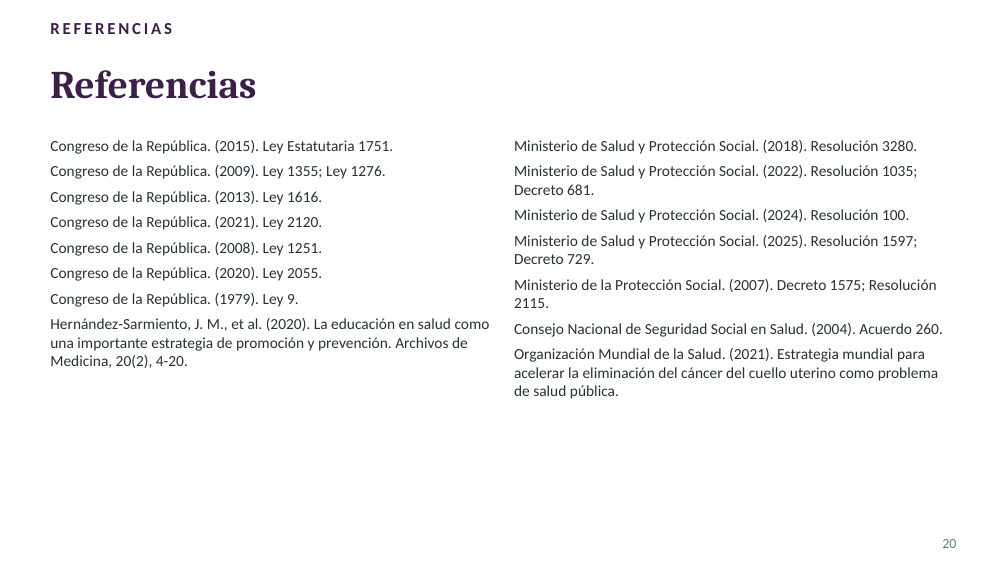
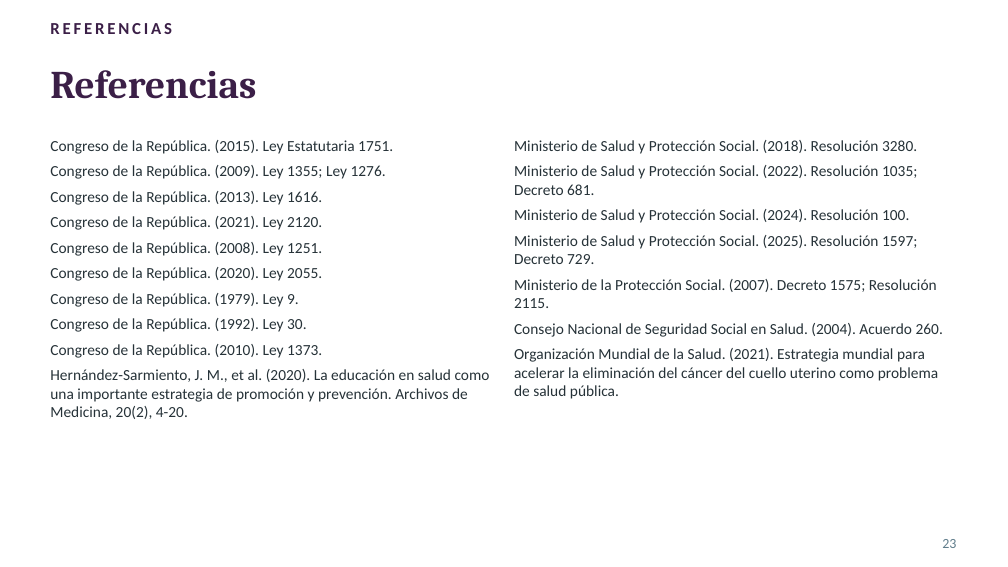
Before and after one commit to leyezminvari-tech/ESPECIALIZACI-N-, a slide deck: slide 23 of Actividades/Semana8_Presentacion_Canva.pptx (slide 20 before the commit). Drawn at 1008x567 pixels with LibreOffice and Linux fonts; fonts in the diff are those of the drawing. Boxes give left, top, right and bottom in pixels: in the first picture for what was removed or moved away, otherwise in the second. Text is boxed around its words. In the diff, an @@ line names an element or a change of style, - is before the commit and + after.

```diff
--- a/Actividades/Semana8_Presentacion_Canva.pptx
+++ b/Actividades/Semana8_Presentacion_Canva.pptx
@@ text at (x1=50, y1=318, x2=322, y2=358): paragraphs added @@
+Congreso de la República. (1992). Ley 30.
+Congreso de la República. (2010). Ley 1373.
@@ page number at (x1=942, y1=539, x2=956, y2=548): text changed @@
-20
+23
```
Also in this commit, not shown: 13 other slides changed, 3 slides added, 2 other files.
